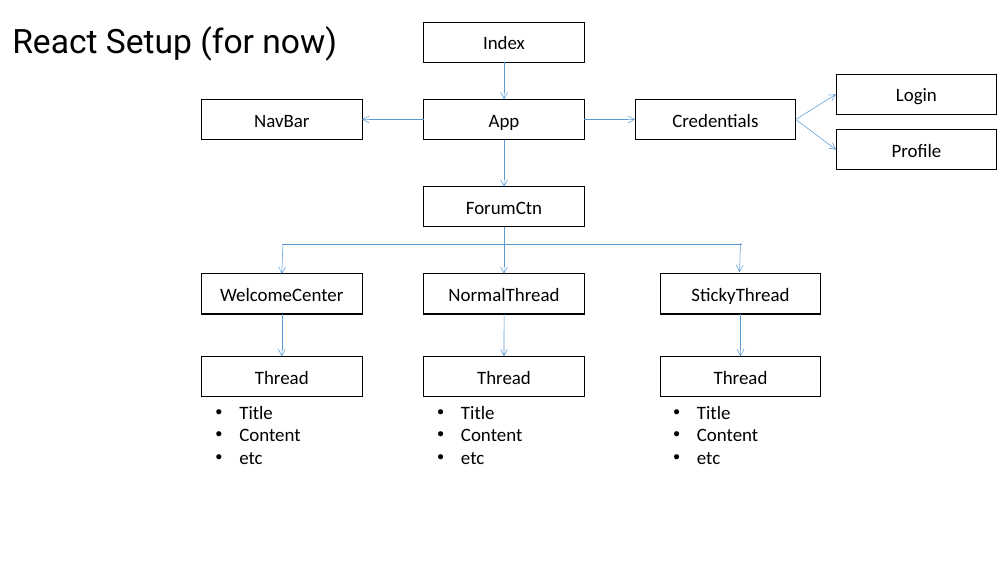
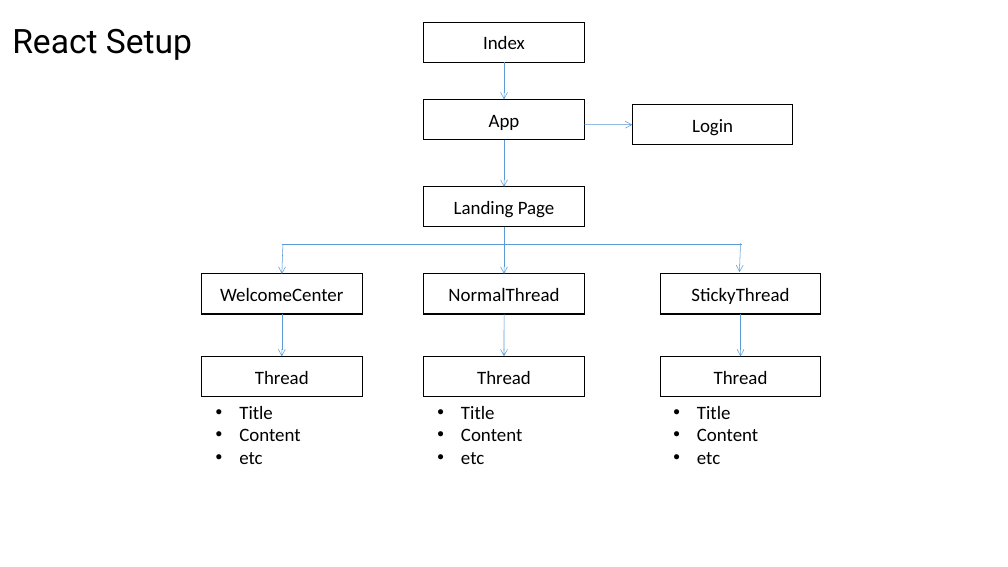
Before and after one commit to SherwinKhoo/travel-go-where, a slide deck: slide 6 of Project-3.pptx (slide 4 before the commit). Drawn at 1008x567 pixels with LibreOffice and Linux fonts; fonts in the diff are those of the drawing. Boxes give left, top, right and bottom in pixels: in the first picture for what was removed or moved away, otherwise in the second. Text is boxed around its words. In the diff, an @@ line names an element or a change of style, - is before the commit and + after.

```diff
--- a/Project-3.pptx
+++ b/Project-3.pptx
@@ title at [12, 28, 192, 60]: text changed @@
-React Setup (for now)
+React Setup
@@ rectangle removed at [201, 99, 362, 139] @@
-NavBar
@@ arrow removed from (423, 119) to (362, 119) @@
@@ rectangle "Login": place and size @@
-rectangle "Login" at [836, 74, 997, 114]
+rectangle "Login" at [632, 104, 793, 144]
@@ rectangle removed at [635, 99, 796, 139] @@
-Credentials
@@ arrow removed from (796, 119) to (836, 95) @@
@@ arrow removed from (796, 119) to (836, 150) @@
@@ arrow moved from (585, 119) - (635, 119) to (585, 125) - (632, 125) @@
@@ rectangle removed at [836, 129, 997, 169] @@
-Profile
@@ text in rectangle at [454, 201, 555, 218]: text changed @@
-ForumCtn
+Landing Page
```
Also in this commit, not shown: 8 other slides changed, 1 slide added, 5 slides removed.
